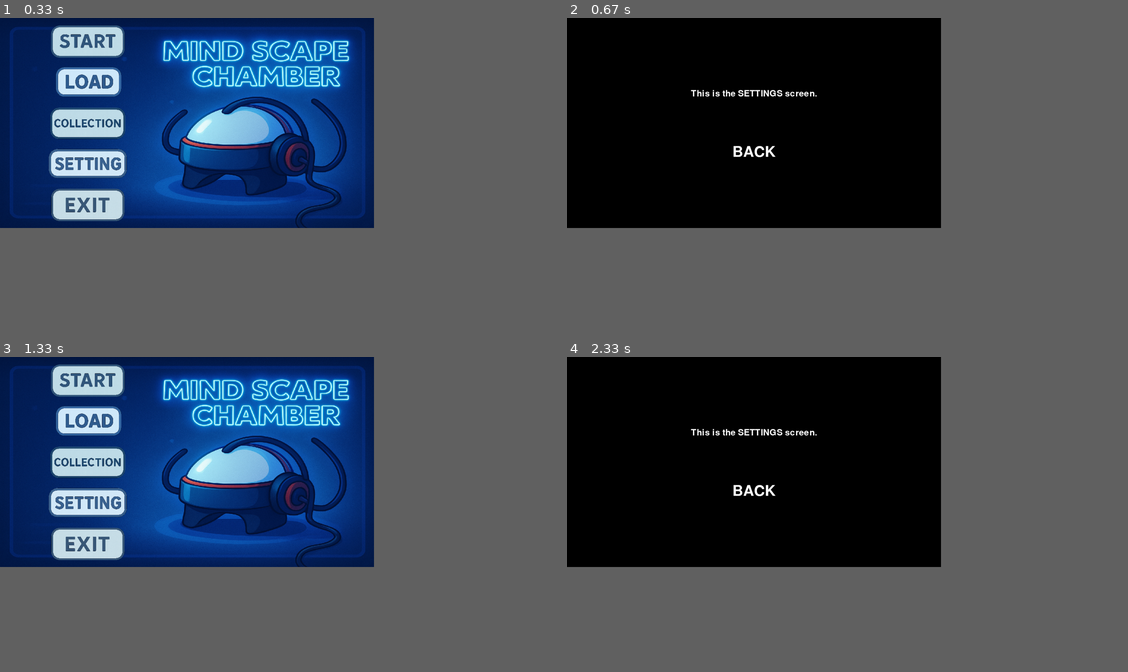
Above: before the commit, frames 1-4 (two rows, left to right).
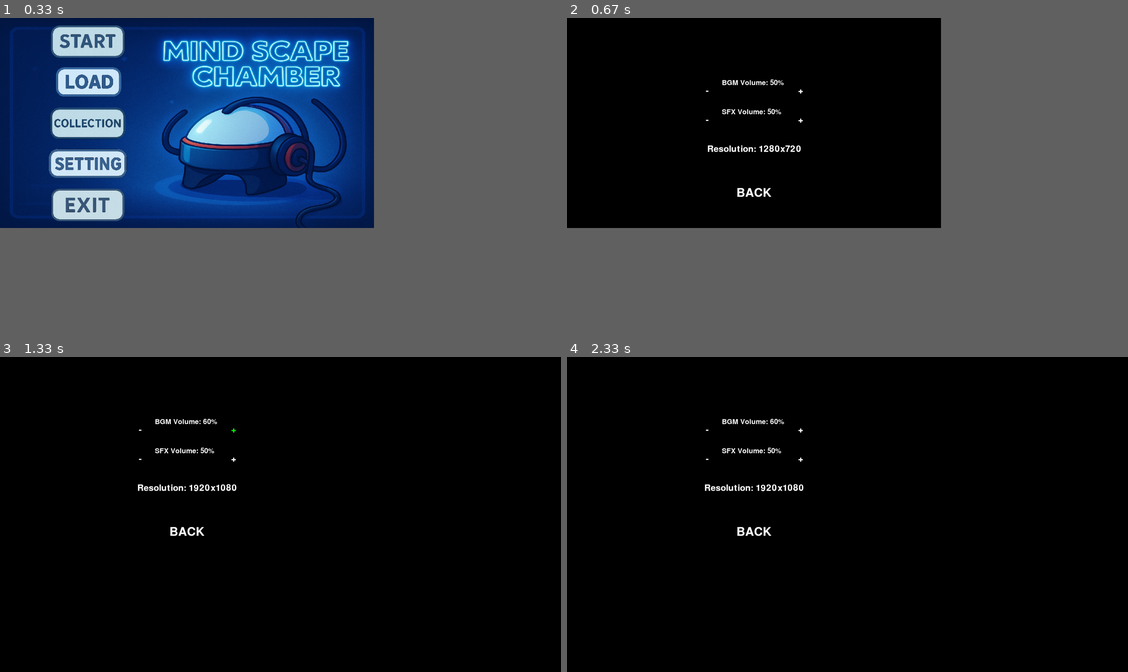
Above: after the commit, the same moments.

Repository: JoyYU271/2510-CSP1123-3-09
Game: pygame game, started from main page/main page testing.py
Same seed, same stepped clock (60 frames per second), same inputs: the game is played once before the commit and once after it.
Inputs (mouse positions are in pixels of both pictures, inside the frame that each line leads up to):
- Up to frame 1 (0.33 s): no input
- Up to frame 2 (0.67 s): click (656, 162) at 0.38 s
- Up to frame 3 (1.33 s): click (185, 489) at 0.88 s, where only the run after the commit has a clickable "Resolution: 1280x720"; click (235, 429) at 1.22 s, where only the run after the commit has a clickable "+"
- Up to frame 4 (2.33 s): click (752, 530) at 1.55 s, where only the run after the commit has a clickable "BACK"; click (645, 505) at 2.05 s
In frame 3 the window is 900x506 before the commit and 1350x759 after it. Grey fills any space a smaller window leaves; there, only what the larger window draws over its background counts as a difference.

Frame 1 is identical in both runs. In frame 2, 0.8% of the frame differs, in the area x 22-45%, y 19-57%; in frame 3, 44%, in the area x 0-67%, y 0-67%; in frame 4, 0.9%.

Commit message:
setting button can working,feature inside it havent complete

Diff:
--- a/main page/main page testing.py
+++ b/main page/main page testing.py
@@ -30,6 +30,11 @@
 
 #button click sound
 click_sound = pygame.mixer.Sound("click1.wav")
+
+# Global variables to store settings
+bgm_vol = 0.5
+sfx_vol = 0.5
+resolution = (1280, 720)
 
 #get a font
 def get_font(size):
@@ -203,28 +208,70 @@
         pygame.display.update()
 
 def settings_screen():
+    global bgm_vol, sfx_vol, resolution #modify the global variables bgm_vol, sfx_vol, and resolution
+
     while True:
         screen.fill("black")
         mouse_pos = pygame.mouse.get_pos()
 
-        text = get_font(45).render("This is the SETTINGS screen.", True, "White")
-        rect = text.get_rect(center=(640, 260))
-        screen.blit(text, rect)
-
-        back_button = Button(image=None, pos=(640, 460), text_input="BACK",
-                             font=get_font(75), base_color="White", hovering_color="Green")
-
-        back_button.changeColor(mouse_pos)
-        back_button.update(screen)
-
-        for event in pygame.event.get():
-            if event.type == pygame.QUIT:
-                pygame.quit()
-                sys.exit()
-            if event.type == pygame.MOUSEBUTTONDOWN:
-                if back_button.checkForInput(mouse_pos):
-                    click_sound.play()
-                    return
+        #volume control buttons
+        bgm_plus = Button(None, (800, 250), text_input="+", font=get_font(45), base_color="White", hovering_color="Green")
+        bgm_minus = Button(None, (480, 250), text_input="-", font=get_font(45), base_color="White", hovering_color="Green")
+
+        sfx_plus = Button(None, (800, 350), text_input="+", font=get_font(45), base_color="White", hovering_color="Green")
+        sfx_minus = Button(None, (480, 350), text_input="-", font=get_font(45), base_color="White", hovering_color="Green")
+
+        #resolution settings
+        resolution_button = Button(image=None, pos=(640, 450), text_input=f"Resolution: {resolution[0]}x{resolution[1]}",
+                                    font=get_font(45), base_color="White", hovering_color="Green")
+
+        back_button = Button(image=None, pos=(640, 600), text_input="BACK",
+                             font=get_font(60), base_color="White", hovering_color="Green")
+
+        #draw all buttons
+        for btn in [bgm_plus, bgm_minus, sfx_plus, sfx_minus, resolution_button, back_button]:
+            btn.changeColor(mouse_pos)
+            btn.update(screen)
+
+        #display BGM volume
+        bgm_text = get_font(35).render(f"BGM Volume: {int(bgm_vol * 100)}%", True, "White")
+        screen.blit(bgm_text, (530, 210))
+
+        #display SFX volume
+        sfx_text = get_font(35).render(f"SFX Volume: {int(sfx_vol * 100)}%", True, "White")
+        screen.blit(sfx_text, (530, 310))
+
+        for event in pygame.event.get():
+            if event.type == pygame.QUIT:
+                pygame.quit()
+                sys.exit()
+
+            if event.type == pygame.MOUSEBUTTONDOWN:
+                if back_button.checkForInput(mouse_pos):
+                    click_sound.play()
+                    return #back to menu
+
+                if bgm_plus.checkForInput(mouse_pos) and bgm_vol < 1.0:
+                    bgm_vol = round(min(bgm_vol + 0.1, 1.0), 1) #to not exceed 1.0
+                    pygame.mixer.music.set_volume(bgm_vol)
+                if bgm_minus.checkForInput(mouse_pos) and bgm_vol > 0.0:
+                    bgm_vol = round(max(bgm_vol - 0.1, 0.0), 1) #to not lower than 0.0
+                    pygame.mixer.music.set_volume(bgm_vol)
+
+                if sfx_plus.checkForInput(mouse_pos) and sfx_vol < 1.0:
+                    sfx_vol = round(min(sfx_vol + 0.1, 1.0), 1)
+                    click_sound.set_volume(sfx_vol)
+                if sfx_minus.checkForInput(mouse_pos) and sfx_vol > 0.0:
+                    sfx_vol = round(max(sfx_vol - 0.1, 0.0), 1)
+                    click_sound.set_volume(sfx_vol)
+
+                if resolution_button.checkForInput(mouse_pos):
+                    if resolution == (1280, 720):
+                        resolution = (1920, 1080)
+                    else:
+                        resolution = (1280, 720)
+                    pygame.display.set_mode(resolution)
+                    resolution_button.text = get_font(45).render(f"Resolution: {resolution[0]}x{resolution[1]}", True, "White")
 
         pygame.display.update()
 
